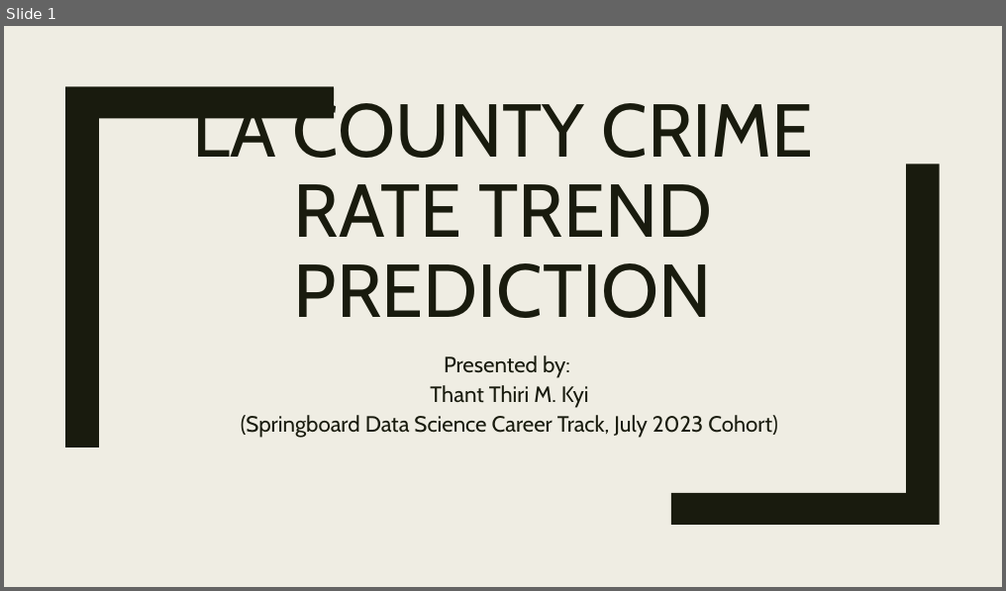
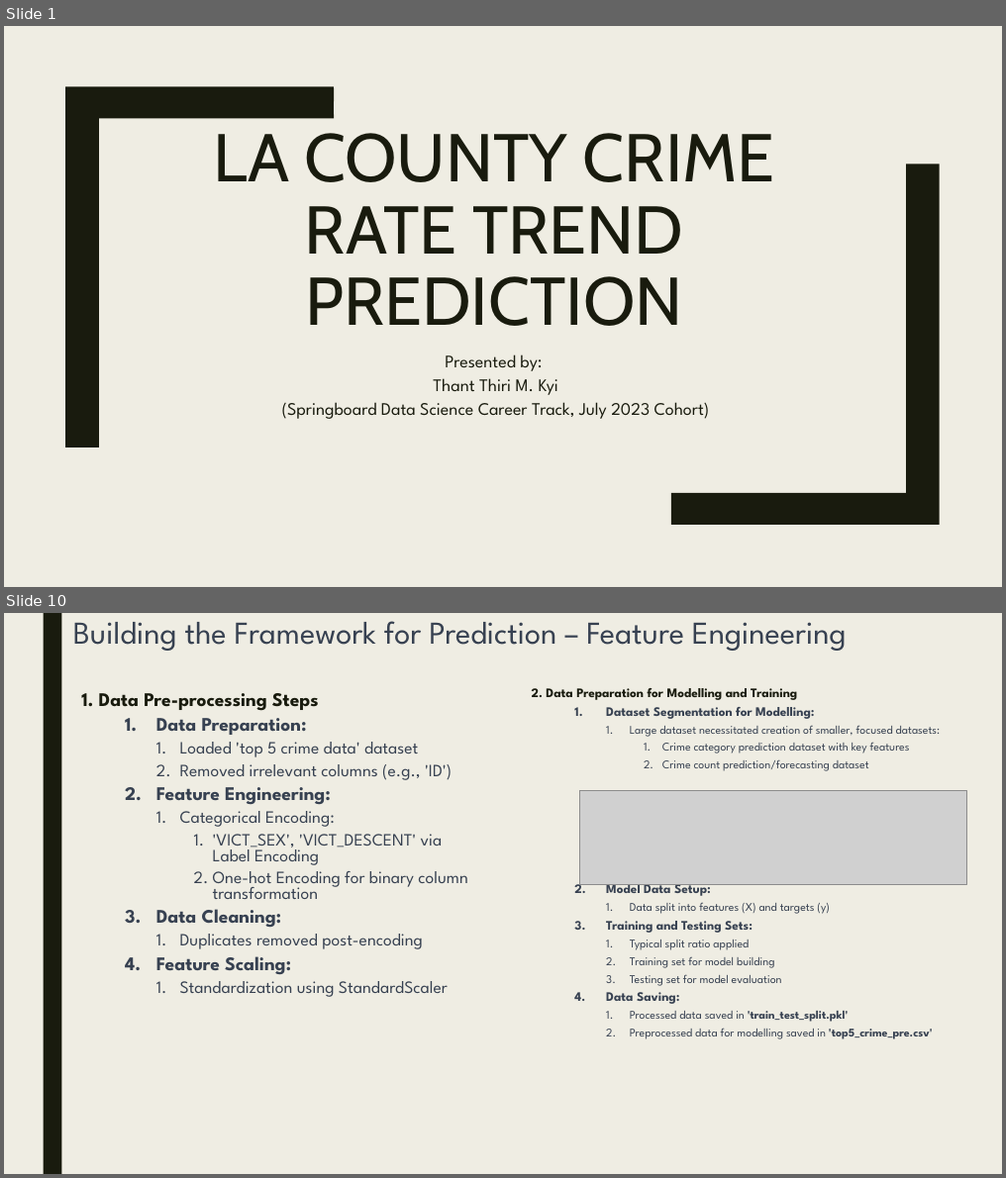
Before and after one commit to thikyi/DataScienceCapstoneTwo, a slide deck: reports/ProjectPresentation_v1.0.pptx. Shown one above the other, each under a label of ours: slide 1 before the commit, slides 1 and 10 after it; the slides between them are not shown. The pictures are 1006x591 and 1006x1178 pixels, drawn with LibreOffice and Linux fonts; fonts in the diff are those of the drawing; grey boxes stand for pictures. Boxes give left, top, right and bottom in pixels: in the first picture for what was removed or moved away, otherwise in the second. Text is boxed around its words. In the diff, an @@ line names an element or a change of style, - is before the commit and + after.

```diff
--- a/reports/ProjectPresentation_v1.0.pptx
+++ b/reports/ProjectPresentation_v1.0.pptx
@@ slide 10 added at <box>4,613,1002,1174</box>, background #EFEDE3 @@
@@ rectangle added at <box>43,613,61,1174</box>, fill #191B0E @@
@@ title added at <box>73,621,846,651</box>, 30.6 pt, text #374151 @@
+Building the Framework for Prediction – Feature Engineering
@@ text added at <box>81,693,467,997</box>, 16.6 pt, text #374151 @@
+1. Data Pre-processing Steps
+  1. Data Preparation:
+    1. Loaded 'top 5 crime data' dataset
+    2. Removed irrelevant columns (e.g., 'ID')
+  2. Feature Engineering:
+    1. Categorical Encoding:
+      1. 'VICT_SEX', 'VICT_DESCENT' via Label Encoding
+      2. One-hot Encoding for binary column transformation
+  3. Data Cleaning:
+    1. Duplicates removed post-encoding
+  4. Feature Scaling:
+    1. Standardization using StandardScaler
@@ text added at <box>532,688,941,1040</box>, 11.2 pt, text #374151 @@
+2. Data Preparation for Modelling and Training
+  1. Dataset Segmentation for Modelling:
+    1. Large dataset necessitated creation of smaller, focused datasets:
+      1. Crime category prediction dataset with key features
+      2. Crime count prediction/forecasting dataset
+  2. Model Data Setup:
+    1. Data split into features (X) and targets (y)
+  3. Training and Testing Sets:
+    1. Typical split ratio applied
+    2. Training set for model building
+    3. Testing set for model evaluation
+  4. Data Saving:
+    1. Processed data saved in 'train_test_split.pkl'
+    2. Preprocessed data for modelling saved in 'top5_crime_pre.csv'
@@ picture added at <box>580,791,966,884</box> @@
@@ slide 1 changed as well @@
@@ title "LA COUNTY CRIME RATE TREND ...": place and size @@
-title "LA COUNTY CRIME RATE TREND ..." at <box>192,94,814,318</box>
+title "LA COUNTY CRIME RATE TREND ..." at <box>214,133,774,326</box>
@@ title "LA COUNTY CRIME RATE TREND ..." at <box>214,133,774,326</box>: size 72 to 65 pt @@
@@ subtitle "Presented by:": place and size @@
-subtitle "Presented by:" at <box>241,356,778,438</box>
+subtitle "Presented by:" at <box>282,355,710,419</box>
@@ subtitle "Presented by:" at <box>282,355,710,419</box>: size 21.3 to 17 pt, font Cabin to League Spartan @@
```
Also in this commit, not shown: 14 other slides added, 11 slides removed, 2 other files.
